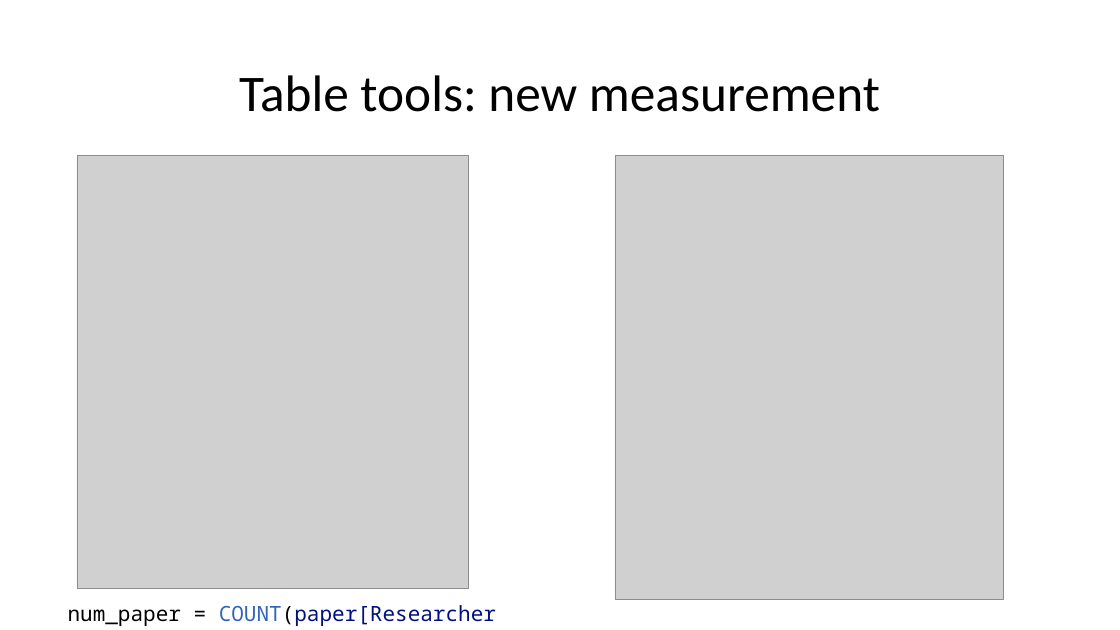
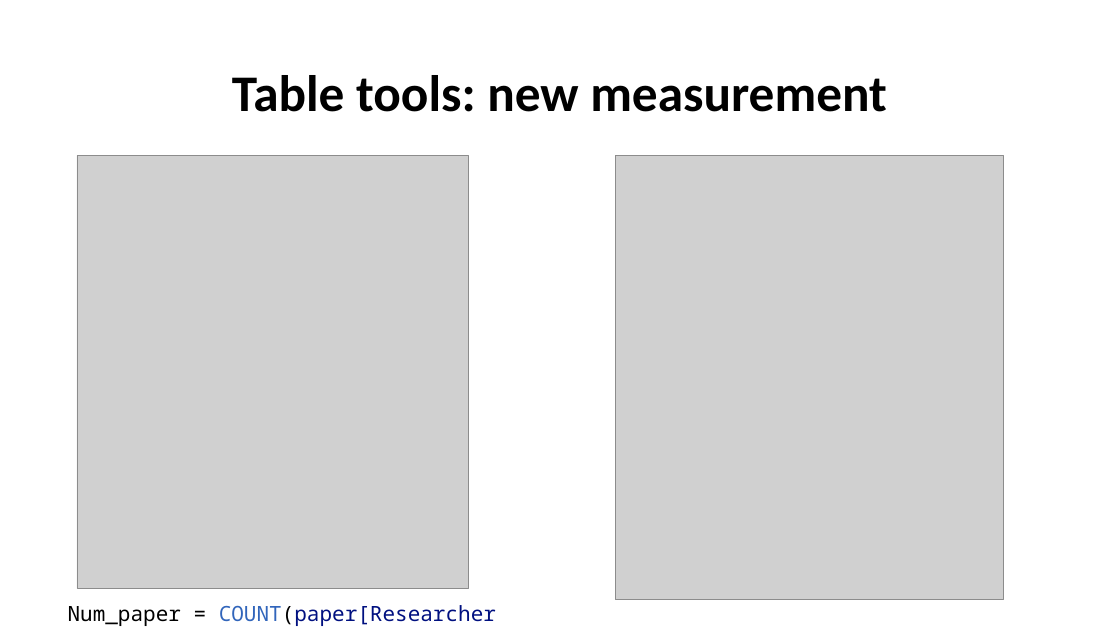
Before and after one commit to kimteespk/DADS5001-Data-Analytics-and-Data-Science-Tools-and-Programming, a slide deck: slide 19 of 12-PowerBI/DSTools-Power-BI.pptx. Drawn at 1120x630 pixels with LibreOffice and Linux fonts; fonts in the diff are those of the drawing; grey boxes stand for pictures. Boxes give left, top, right and bottom in pixels: in the first picture for what was removed or moved away, otherwise in the second. Text is boxed around its words. In the diff, an @@ line names an element or a change of style, - is before the commit and + after.

```diff
--- a/12-PowerBI/DSTools-Power-BI.pptx
+++ b/12-PowerBI/DSTools-Power-BI.pptx
@@ title "Table tools: new measurement" at box(232, 75, 887, 112): bold on @@
@@ text at box(68, 605, 496, 626): text changed @@
-num_paper = COUNT(paper[Researcher ID])
+Num_paper = COUNT(paper[Researcher ID])
```
Also in this commit, not shown: 6 other slides changed, 1 slide added, 1 slide removed, 1 other file.
